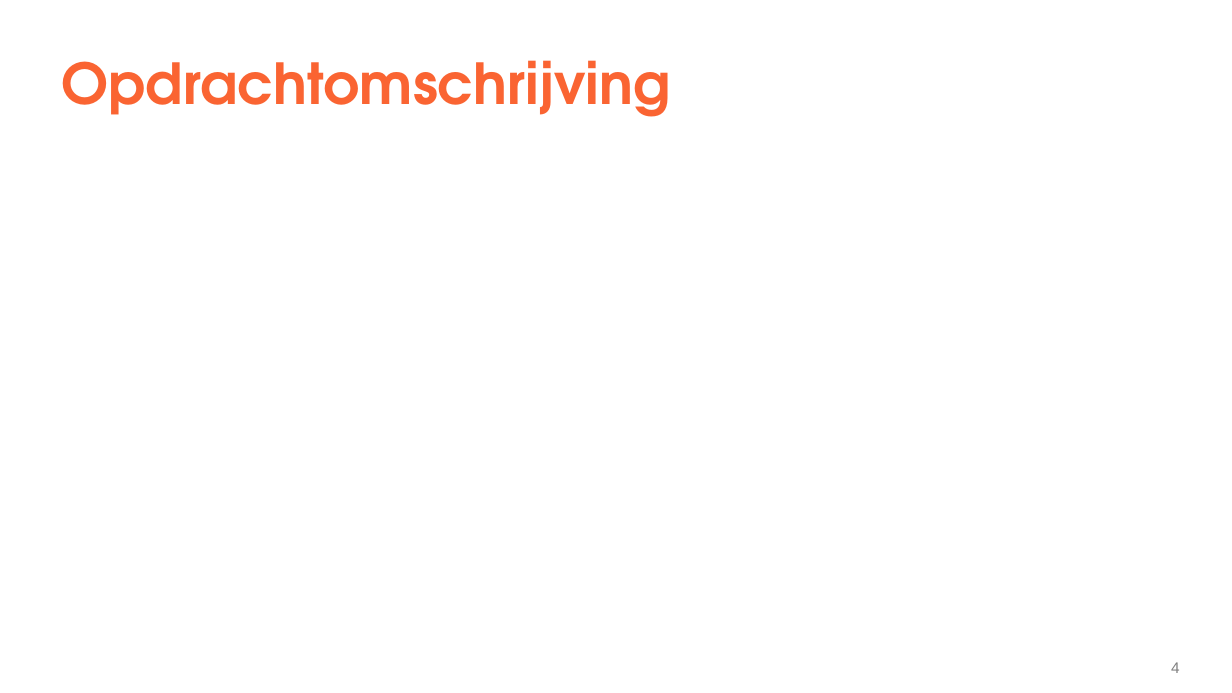
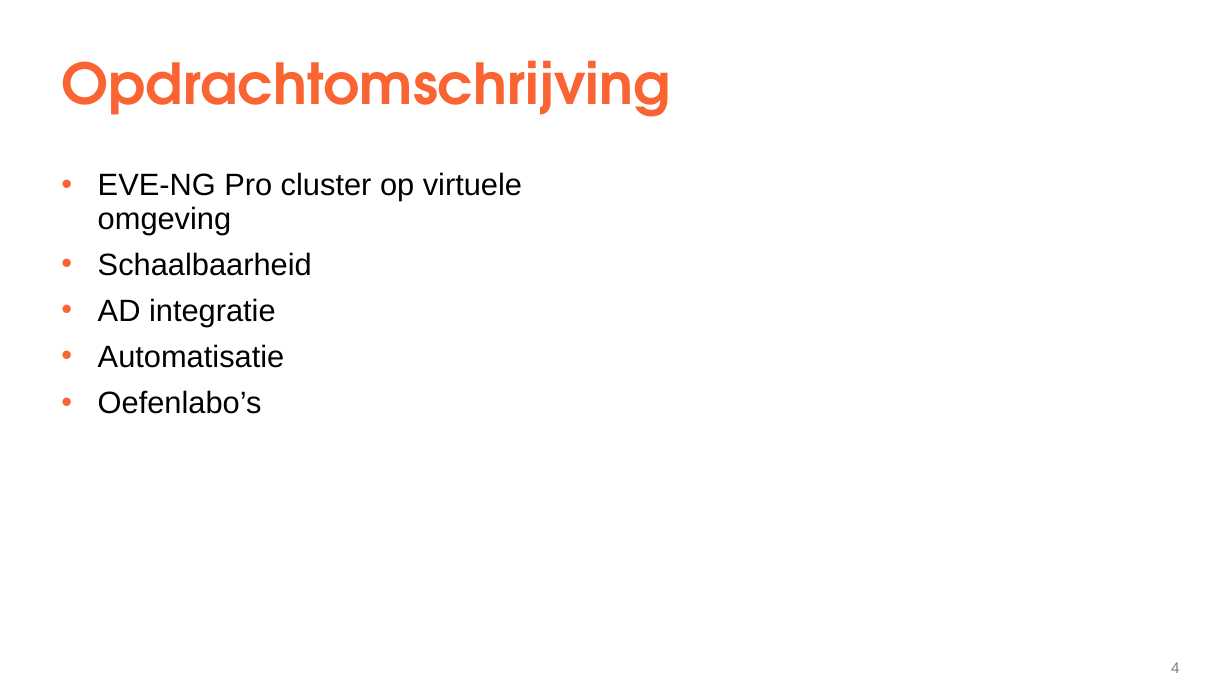
Before and after one commit to YenteLens/ylbachelorproef, a slide deck: slide 4 of Tussentijds-presentatie.pptx. Drawn at 1232x693 pixels with LibreOffice and Linux fonts; fonts in the diff are those of the drawing. Boxes give left, top, right and bottom in pixels: in the first picture for what was removed or moved away, otherwise in the second. Text is boxed around its words. In the diff, an @@ line names an element or a change of style, - is before the commit and + after.

```diff
--- a/Tussentijds-presentatie.pptx
+++ b/Tussentijds-presentatie.pptx
@@ text added at (98,172,522,414), 24 pt, text #000000 @@
+  • EVE-NG Pro cluster op virtuele omgeving
+  • Schaalbaarheid
+  • AD integratie
+  • Automatisatie
+  • Oefenlabo’s
```
Also in this commit, not shown: 4 other slides changed.
